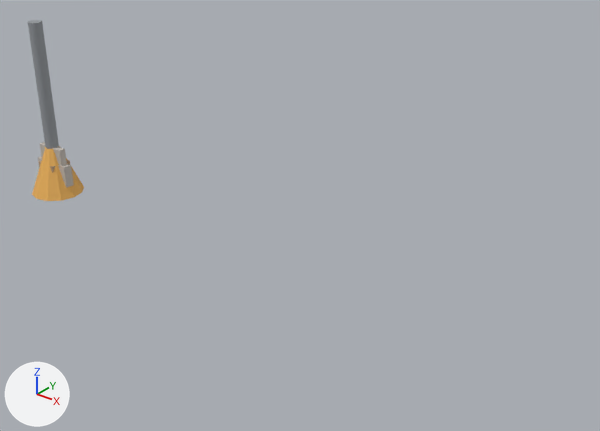
Renders of the Blender file tools/blender/lib/prop_kit.blend from each side of a commit.
Camera for both pictures: a 50 mm camera at (15.73, -10.5, 8.07) aimed at (7.02, 0.39, 1.32). The lights are fixed; the arrows at lower left show +X, +Y and +Z. The first picture is the older version.

The first picture shows 'barrier_b', 'crate', 'lamppost', 'pylon' and 1 more.
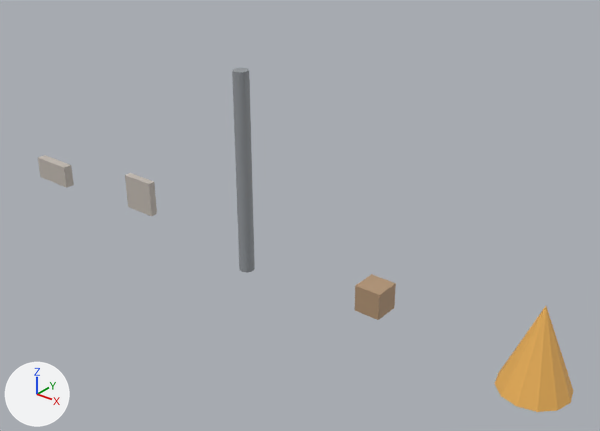
Commit message: blender pipeline: edit kit parts in context

Patch to the scene script:
```diff
--- a/tools/blender/lib/prop_kit.blend.py
+++ b/tools/blender/lib/prop_kit.blend.py
@@ ob_barrier_b @@
 ob_barrier_b = bpy.data.objects.new('barrier_b', me_barrier_b_mesh)
-ob_barrier_b.location = (0.0, 0.0, 0.0)
+ob_barrier_b.location = (3.0, 0.0, 0.0)
@@ ob_lamppost @@
 ob_lamppost = bpy.data.objects.new('lamppost', me_lamppost_mesh)
-ob_lamppost.location = (0.0, 0.0, 0.0)
+ob_lamppost.location = (6.0, 0.0, 0.0)
@@ ob_crate @@
 ob_crate = bpy.data.objects.new('crate', me_crate_mesh)
-ob_crate.location = (0.0, 0.0, 0.0)
+ob_crate.location = (9.0, 0.0, 0.0)
@@ ob_pylon @@
 ob_pylon = bpy.data.objects.new('pylon', me_pylon_mesh)
-ob_pylon.location = (0.0, 0.0, 0.0)
+ob_pylon.location = (12.0, 0.0, 0.0)
```

Pixel boxes (x1, y1, x2, y2) of what changed, in the pictures (600 x 431 px):
'pylon', moved
    before: (32, 147, 84, 201)
    after: (495, 306, 573, 412)
'lamppost', moved
    before: (28, 20, 59, 149)
    after: (232, 68, 255, 273)
'crate', moved
    before: (39, 160, 70, 173)
    after: (355, 274, 396, 320)
'barrier_b', moved
    before: (40, 142, 67, 166)
    after: (125, 173, 157, 216)
